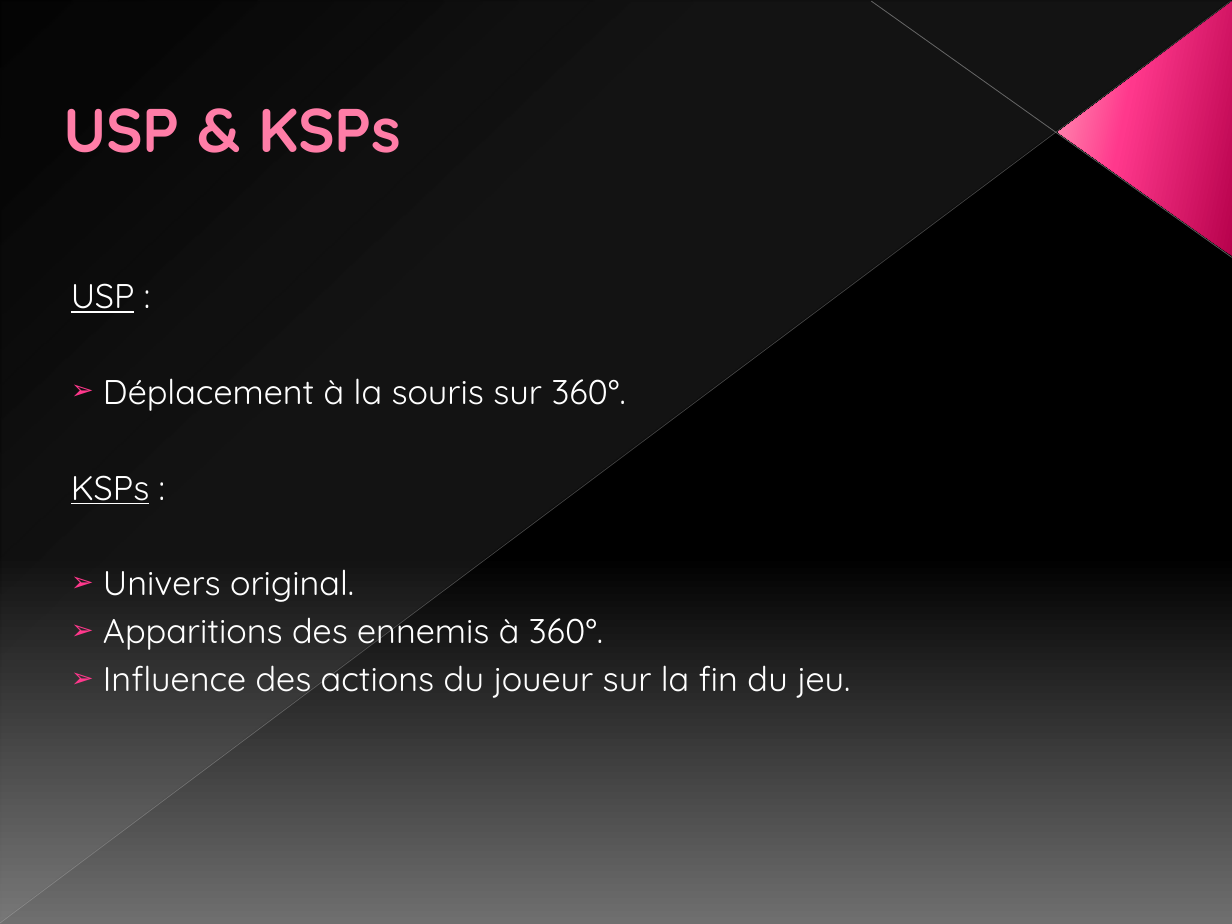
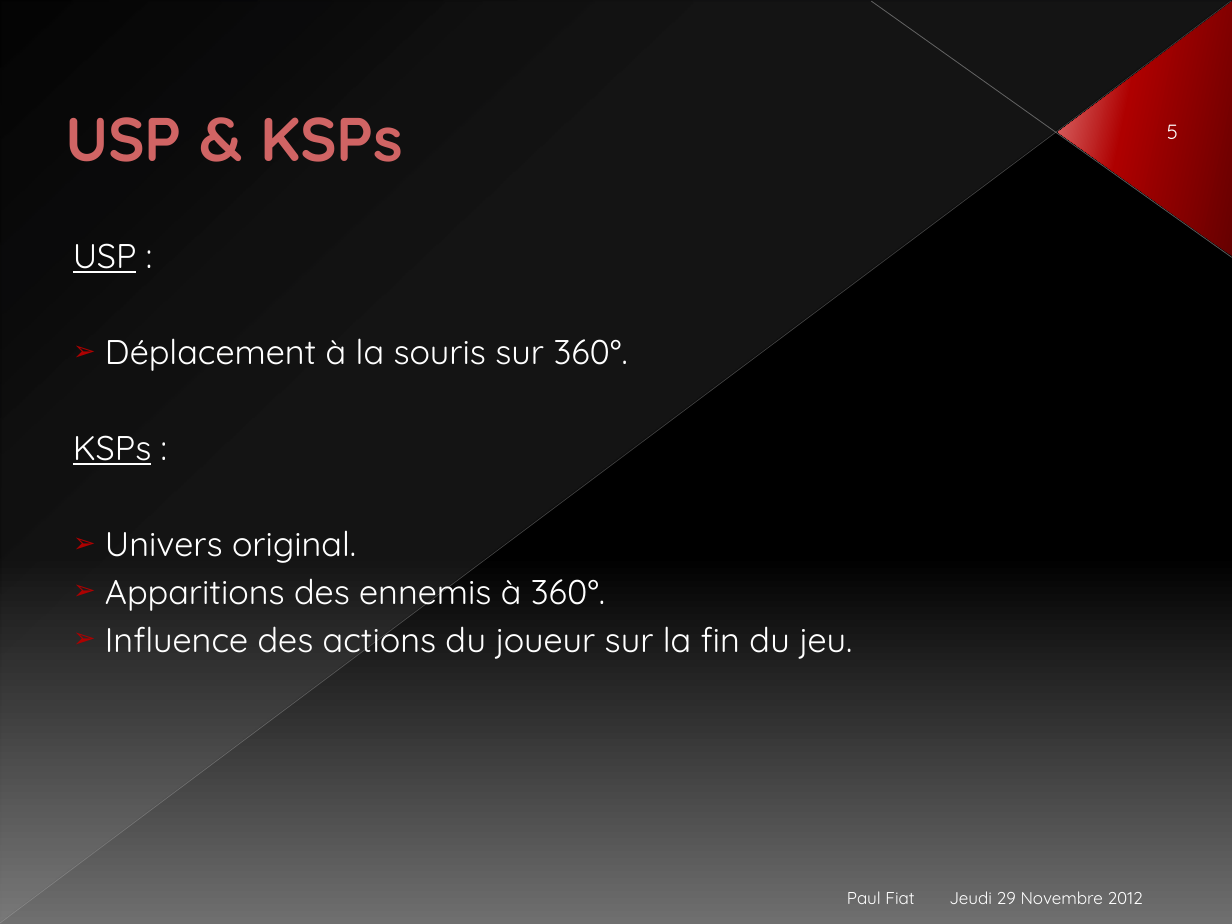
Before and after one commit to Nyarlygames/OBG, a slide deck: slide 5 of GD/Présentation.pptx (slide 3 before the commit). Drawn at 1232x924 pixels with LibreOffice and Linux fonts; fonts in the diff are those of the drawing. Boxes give left, top, right and bottom in pixels: in the first picture for what was removed or moved away, otherwise in the second. Text is boxed around its words. In the diff, an @@ line names an element or a change of style, - is before the commit and + after.

```diff
--- a/GD/Présentation.pptx
+++ b/GD/Présentation.pptx
@@ line (0, 923) - (1231, 1): stroke #BFBFBF 0.39 pt to #B6B6B6 0.39 pt @@
@@ right triangle at [1,1,1231,923]: fill gradient #D2D2D2 to gradient #DEDEE0 @@
@@ line (1232, 257) - (871, 1): stroke #C6C6C6 0.47 pt to #BEBEBE 0.47 pt @@
@@ triangle at [1058,2,1232,257]: fill gradient #B8014E to #FF388C to #FF9CB9 to gradient #670000 to #AE0000 to #E47D7D @@
@@ title "USP & KSPs": place and size @@
-title "USP & KSPs" at [63,108,401,153]
+title "USP & KSPs" at [65,117,403,162]
@@ title "USP & KSPs" at [65,117,403,162]: text colour #FF7DA7 to #D06464, letter outline #B12761 0.5 pt to #780101 0.5 pt @@
@@ page number added at [1167,124,1178,139], 12 pt, text #FFFFFF @@
+5
@@ text "USP :": place and size @@
-text "USP :" at [71,283,850,698]
+text "USP :" at [73,243,852,661]
@@ text at [105,338,852,661]: bullet colour #FF388C to #AD0101 @@
@@ text added at [847,891,914,904], 10 pt, text #FFFFFF @@
+Paul Fiat
@@ text added at [949,891,1143,904], 10 pt, text #FFFFFF @@
+Jeudi 29 Novembre 2012
```
Also in this commit, not shown: 8 other slides changed, 2 slides added.
